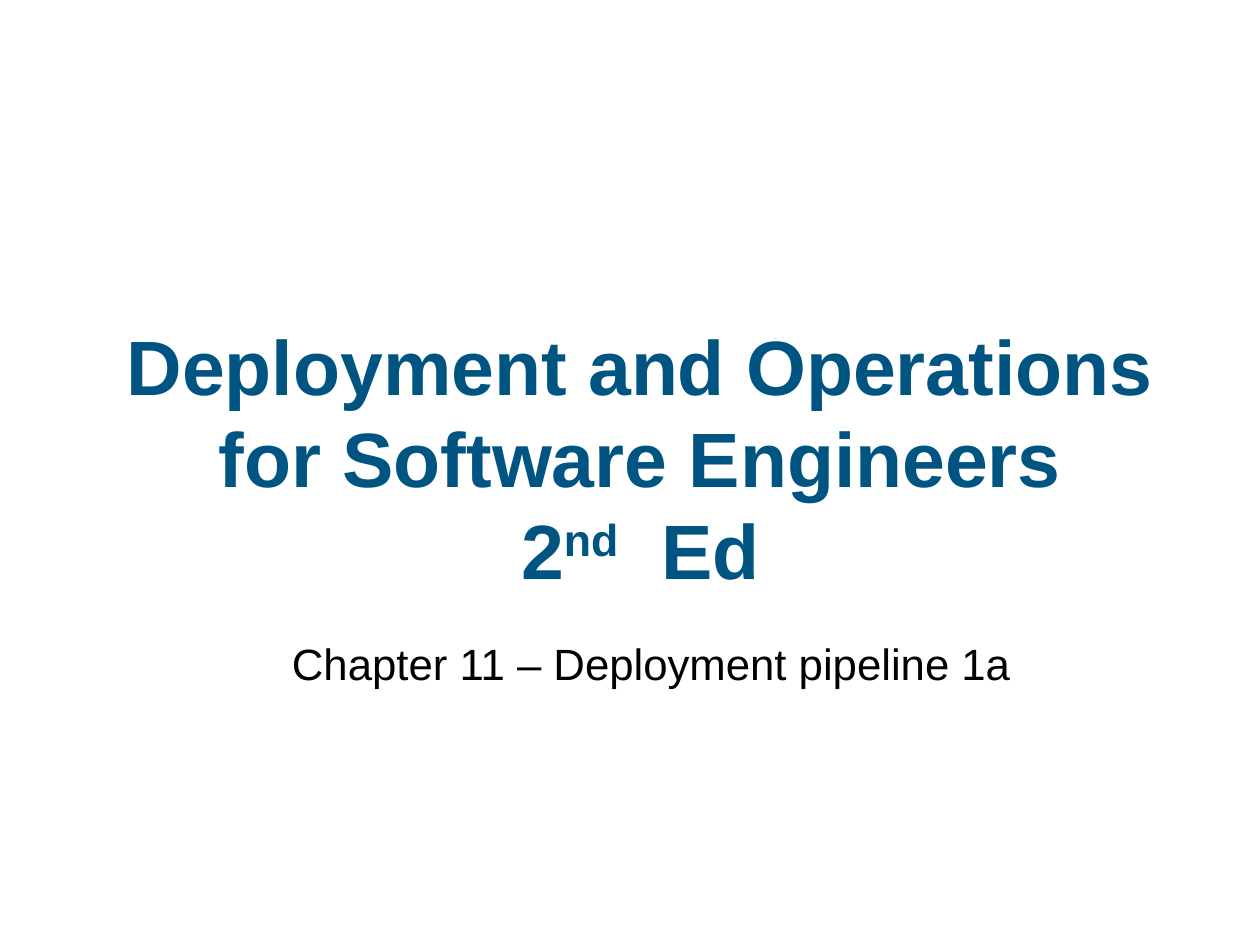
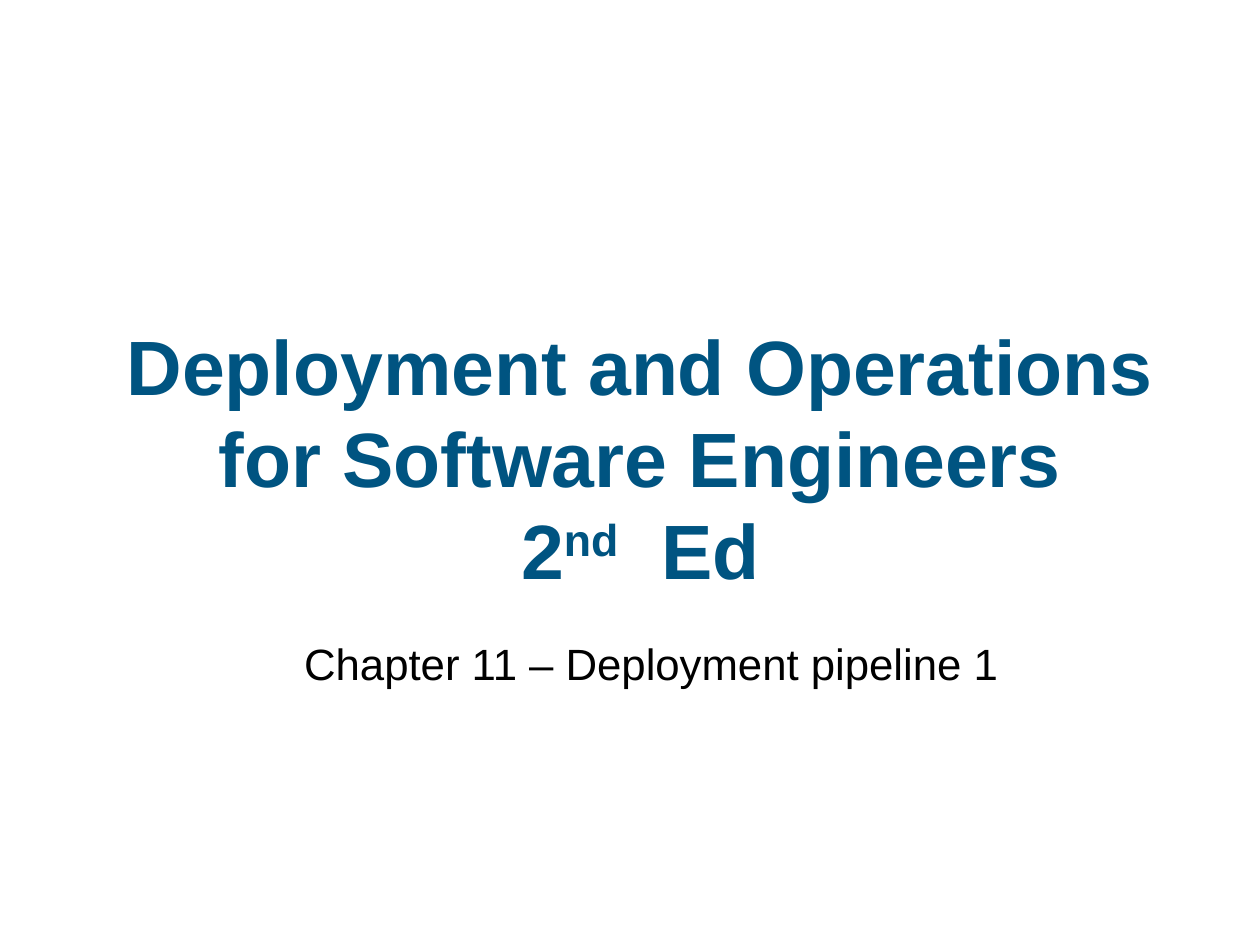
Before and after one commit to len-bass/dosebook, a slide deck: slide 1 of Chap 11--Deployment pipeline 1.pptx. Drawn at 1260x945 pixels with LibreOffice and Linux fonts; fonts in the diff are those of the drawing; background and template pictures are left out. Boxes give left, top, right and bottom in pixels: in the first picture for what was removed or moved away, otherwise in the second. Text is boxed around its words. In the diff, an @@ line names an element or a change of style, - is before the commit and + after.

```diff
--- a/Chap 11--Deployment pipeline 1.pptx
+++ b/Chap 11--Deployment pipeline 1.pptx
@@ subtitle at <box>304,648,998,688</box>: text changed @@
-Chapter 11 – Deployment pipeline 1a
+Chapter 11 – Deployment pipeline 1
```
Also in this commit, not shown: 3 other slides changed.
